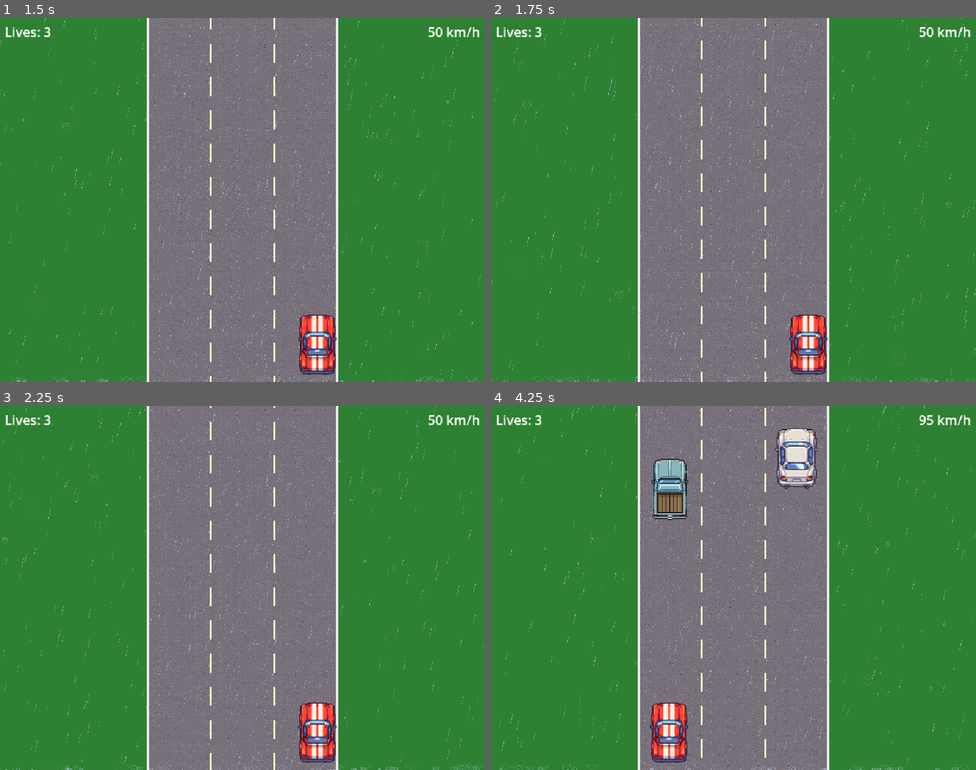
Above: before the commit, frames 1-4 (two rows, left to right).
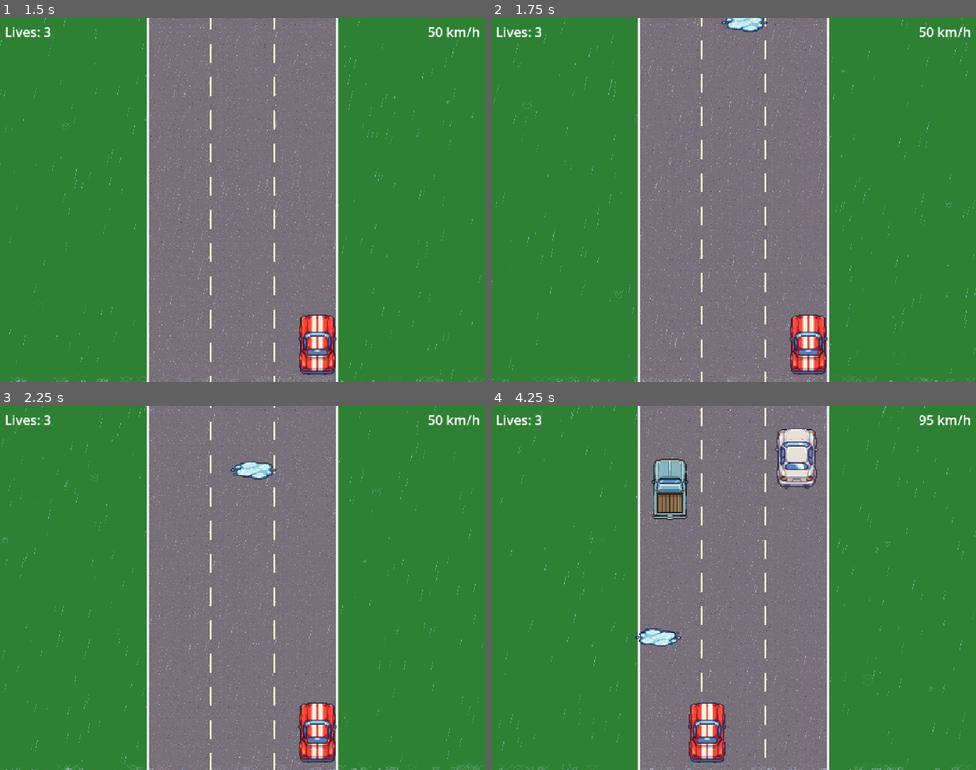
Above: after the commit, the same moments.

Repository: Antonio-Ingegnere/road-race
Game: Godot game, scene res://scenes/main.tscn
Same seed, same stepped clock (60 frames per second), same inputs: the game is played once before the commit and once after it.
Inputs:
- Up to frame 1 (1.5 s): tap Enter at 0.5 s; hold Right (ui_right) 0.53-1.28 s; hold Down (ui_down) from 1.28 s (still down)
- Up to frame 2 (1.75 s): keep holding Down (ui_down)
- Up to frame 3 (2.25 s): release Down (ui_down) at 2.03 s; hold Right (ui_right) from 2.03 s (still down)
- Up to frame 4 (4.25 s): release Right (ui_right) at 2.78 s; hold Up (ui_up) 2.78-3.53 s; hold Left (ui_left) from 3.53 s (still down)

Frame 1 is identical in both runs. In frame 2, 0.3% of the frame differs, in the area x 47-57%, y 0-4%; in frame 3, 0.3%; in frame 4, 2.7%, in the area x 29-49%, y 61-98%.

Commit message:
Add puddles: rain-only, road scrolling, drift on contact
- Add puddle_manager.gd: spawns puddles on road when rain is enabled
- 80% spawn chance every 1.5s, random 0° or 180° rotation per puddle
- Puddles scroll at full road speed (stationary on asphalt)
- 80% chance of lateral drift (200-350 px/s, smooth decay) on car contact
- Drawn above road, below obstacle cars
- Add puddle.png sprite asset

Co-Authored-By: Claude Sonnet 4.6 <noreply@anthropic.com>

Diff:
--- a/scenes/main.tscn
+++ b/scenes/main.tscn
@@ -8,12 +8,16 @@
 [ext_resource type="Script" uid="uid://bgkmlei8lj03s" path="res://scripts/day_night.gd" id="6_dnscr"]
 [ext_resource type="Script" uid="uid://x5lffdyqe2v3" path="res://scripts/lights.gd" id="7_lightsscr"]
 [ext_resource type="Script" uid="uid://dkhnyf5fhrb1d" path="res://scripts/rain.gd" id="8_rainscr"]
+[ext_resource type="Script" uid="uid://b4duri7rxmfae" path="res://scripts/puddle_manager.gd" id="9_puddlescr"]
 
 [node name="Main" type="Node2D" unique_id=722060991]
 script = ExtResource("1_mainscr")
 
 [node name="Road" type="Node2D" parent="." unique_id=204207417]
 script = ExtResource("2_roadscr")
+
+[node name="PuddleManager" type="Node2D" parent="." unique_id=888999000]
+script = ExtResource("9_puddlescr")
 
 [node name="ObstacleManager" type="Node2D" parent="." unique_id=1825455420]
 script = ExtResource("3_obsscr")
--- /dev/null
+++ b/scripts/puddle_manager.gd
@@ -0,0 +1,97 @@
+extends Node2D
+
+const ROAD_LEFT  := 312.0
+const ROAD_WIDTH := 400.0
+const CAR_VIS_HW := 40.0
+const CAR_VIS_HH := 64.0
+
+const PUDDLE_SCALE    := 1.5
+const SPAWN_INTERVAL  := 1.5
+const SPAWN_CHANCE    := 0.8
+const DRIFT_CHANCE    := 0.8
+
+# Opaque half-extents at PUDDLE_SCALE (measured: vis_hw=32, vis_hh=12.5 at 1x)
+const HIT_HW := 48.0   # 32.0 * 1.5
+const HIT_HH := 18.75  # 12.5 * 1.5
+
+var _tex: Texture2D
+var _tex_hw: float
+var _tex_hh: float
+
+var _puddles: Array = []  # {"pos": Vector2, "rot": float, "hit": bool}
+var _spawn_timer := 0.0
+var _car: Node2D
+var _enabled := false
+
+var _drift_vel: float = 0.0
+
+
+func _ready() -> void:
+	var cfg := ConfigFile.new()
+	if cfg.load("res://config.cfg") == OK:
+		_enabled = bool(cfg.get_value("rain", "enabled", false))
+	if not _enabled:
+		set_process(false)
+		return
+	_car = get_parent().get_node("Car")
+	_tex = load("res://assets/puddle.png")
+	_tex_hw = _tex.get_width() * 0.5
+	_tex_hh = _tex.get_height() * 0.5
+
+
+func _process(delta: float) -> void:
+	var road_scroll: float = _car.speed_kmh * _car.KMH_TO_PXS * delta
+	var screen_h: float = get_viewport_rect().size.y
+
+	for p in _puddles:
+		p["pos"] = p["pos"] + Vector2(0.0, road_scroll)
+	_puddles = _puddles.filter(func(p) -> bool: return p["pos"].y < screen_h + _tex_hh * PUDDLE_SCALE)
+
+	_spawn_timer += delta
+	if _spawn_timer >= SPAWN_INTERVAL:
+		_spawn_timer = 0.0
+		if randf() < SPAWN_CHANCE:
+			_spawn()
+
+	_check_overlap()
+	_apply_drift(delta)
+	queue_redraw()
+
+
+func _check_overlap() -> void:
+	var cp := _car.position
+	for p in _puddles:
+		if p["hit"]:
+			continue
+		var op: Vector2 = p["pos"]
+		if abs(cp.x - op.x) < CAR_VIS_HW + HIT_HW and abs(cp.y - op.y) < CAR_VIS_HH + HIT_HH:
+			p["hit"] = true
+			if randf() < DRIFT_CHANCE:
+				var dir: float = 1.0 if randf() > 0.5 else -1.0
+				_drift_vel = randf_range(200.0, 350.0) * dir
+
+
+func _apply_drift(delta: float) -> void:
+	if abs(_drift_vel) < 1.0:
+		_drift_vel = 0.0
+		return
+	_car.position.x += _drift_vel * delta
+	_drift_vel = move_toward(_drift_vel, 0.0, abs(_drift_vel) * 3.0 * delta)
+	_car.position.x = clamp(
+		_car.position.x,
+		ROAD_LEFT + CAR_VIS_HW,
+		ROAD_LEFT + ROAD_WIDTH - CAR_VIS_HW
+	)
+
+
+func _spawn() -> void:
+	var x: float = ROAD_LEFT + randf() * ROAD_WIDTH
+	var rot: float = (randi() % 2) * PI
+	_puddles.append({"pos": Vector2(x, -_tex_hh * PUDDLE_SCALE), "rot": rot, "hit": false})
+
+
+func _draw() -> void:
+	for p in _puddles:
+		draw_set_transform(p["pos"], p["rot"], Vector2(PUDDLE_SCALE, PUDDLE_SCALE))
+		draw_texture(_tex, Vector2(-_tex_hw, -_tex_hh))
+	draw_set_transform(Vector2.ZERO)
Binary file added: assets/puddle.png
Not shown, added: assets/puddle.png.import
Not shown, added: scripts/puddle_manager.gd.uid
Not shown, added: scripts/rain.gd.uid
